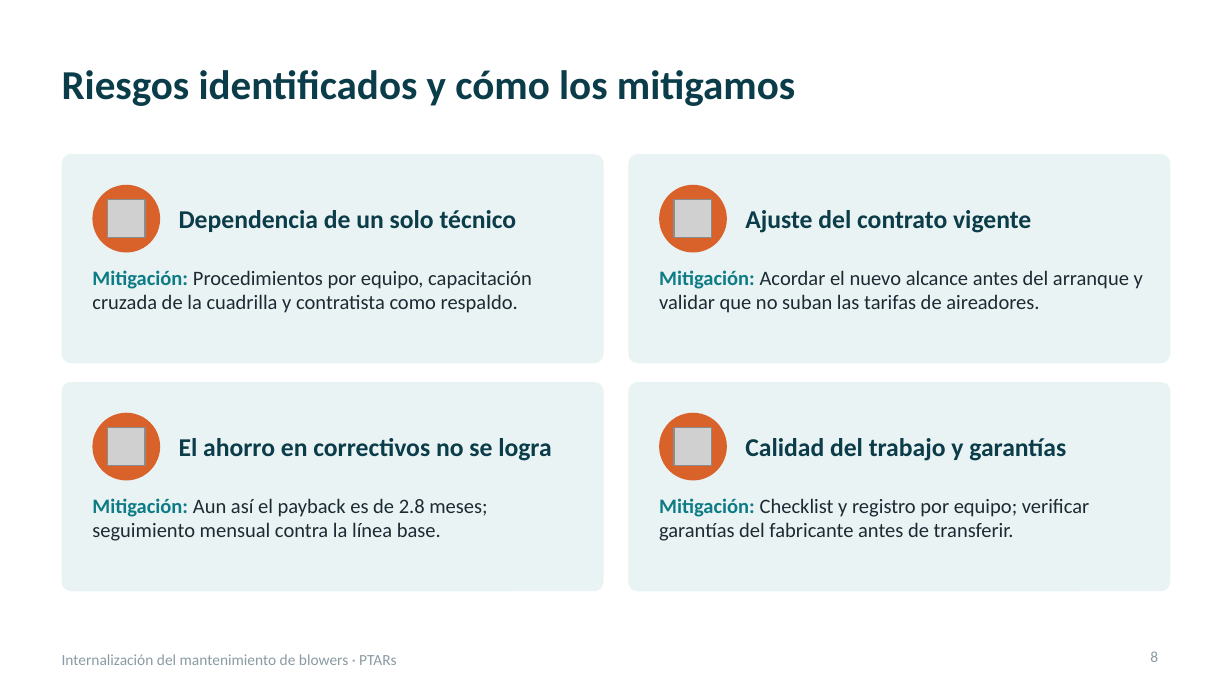
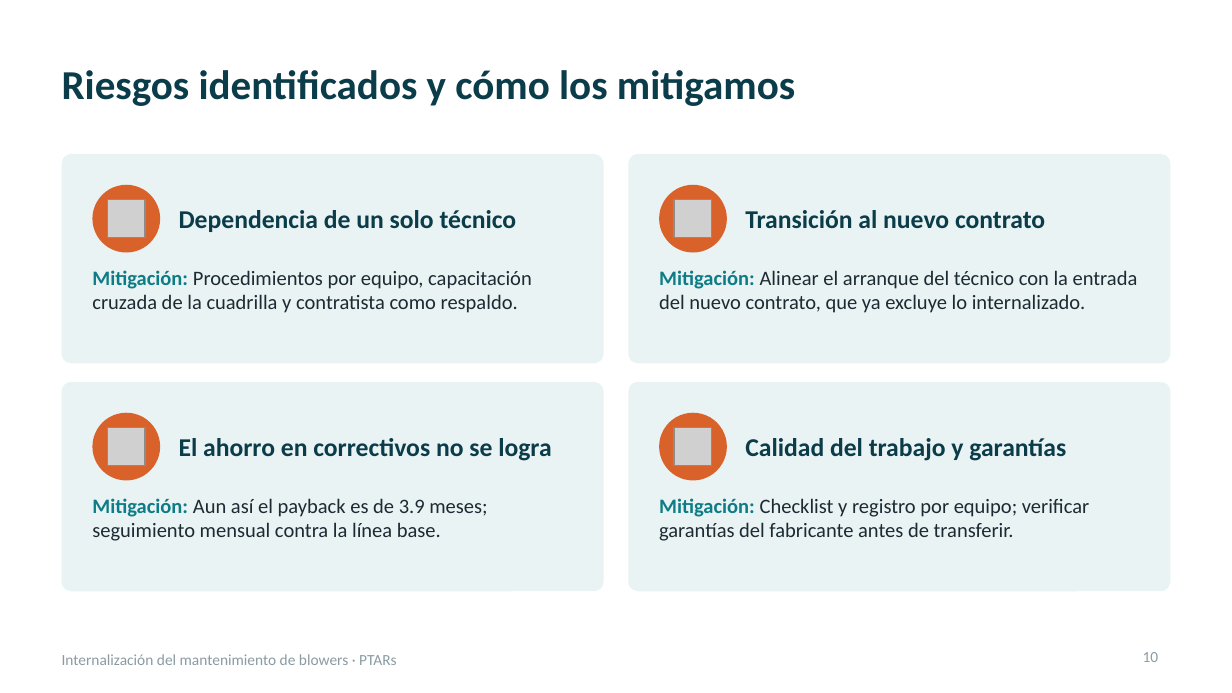
Before and after one commit to jjsamcar/Codigo-IA, a slide deck: slide 10 of presentaciones/Blowers_PTARs_Resumen_Gerencia.pptx (slide 8 before the commit). Drawn at 1232x693 pixels with LibreOffice and Linux fonts; fonts in the diff are those of the drawing; grey boxes stand for pictures. Boxes give left, top, right and bottom in pixels: in the first picture for what was removed or moved away, otherwise in the second. Text is boxed around its words. In the diff, an @@ line names an element or a change of style, - is before the commit and + after.

```diff
--- a/presentaciones/Blowers_PTARs_Resumen_Gerencia.pptx
+++ b/presentaciones/Blowers_PTARs_Resumen_Gerencia.pptx
@@ text at box(745, 210, 1045, 228): text changed @@
-Ajuste del contrato vigente
+Transición al nuevo contrato
@@ text at box(659, 270, 1138, 313): text changed @@
-Mitigación: Acordar el nuevo alcance antes del arranque y validar que no suban las tarifas de aireadores.
+Mitigación: Alinear el arranque del técnico con la entrada del nuevo contrato, que ya excluye lo internalizado.
@@ text at box(92, 498, 487, 541): text changed @@
-Mitigación: Aun así el payback es de 2.8 meses; seguimiento mensual contra la línea base.
+Mitigación: Aun así el payback es de 3.9 meses; seguimiento mensual contra la línea base.
@@ page number at box(1143, 652, 1159, 662): text changed @@
-8
+10
```
Also in this commit, not shown: 11 other slides changed, 2 slides added.
